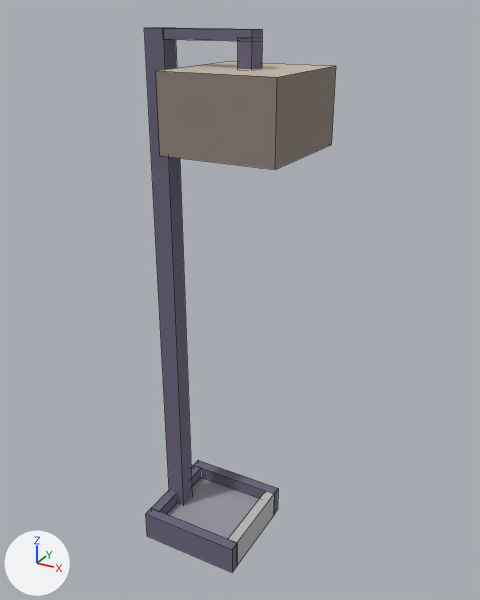
An edit to the OBJ model ProyectoFinal/ProyectoFinal/Models/Room/Lamp/lamp.obj, drawn before and after from the same camera.
Rendered twice from a 50 mm camera at (1.92, -3.1, 3.28) aimed at (0.17, 0.08, 1.69). The axes (+X, +Y, +Z) are drawn at lower left. The lights are the same throughout. Mesh edges are drawn as thin lines. Where no turn or scale is listed for an object, it has been applied to the vertices. Vertices at the same position are counted once.

Names of what the first picture shows: 'lamp'.
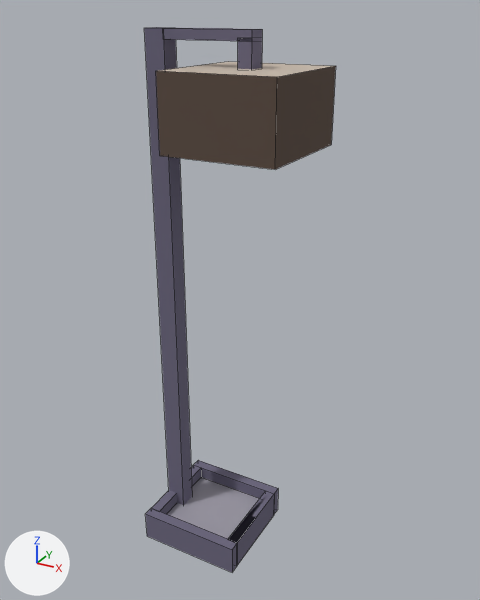
The newer file is also turned or shifted as a whole; pictures and numbers use the older file's frame.

What differs and where, as boxes [x1, y1, x2, y2] in the pictures (480 x 600 px):
'lamp', surface changed, reshaped (grey to brown)
    both: [144, 27, 336, 572]
part 1 of me_lamp, built on
    before: [194, 460, 278, 514]
    after: [194, 460, 278, 543]
part 2 of me_lamp, recoloured
    both: [229, 492, 274, 565]

Edits to the bpy script that builds the scene:
```text
Add img_dark_cream_png:
    img_dark_cream_png = load_image('dark_cream.png', 'dark_cream.png', 64, 64, 'sRGB')
Change mat_lambert6sg:
    mat_lambert6sg.texture: img_lamp_gray_png -> img_dark_cream_png
Change me_lamp:
    used by ob_lamp; location = (0.0, 0.0, 0.0)
    verts and faces of me_lamp; kept vertices keep their numbers, new ones are numbered from 72
    before: 48 (-0.33, 0.33, -0.01), 49 (-0.33, 0.27, -0.01), 50 (-0.33, 0.33, 0.18) at pixel (198, 460), 51 (-0.33, 0.27, 0.18) at pixel (193, 465), 52 (0.34, 0.33, 0.18) at pixel (278, 488)
    before: 53 (0.34, 0.27, 0.18) at pixel (274, 493), 54 (0.34, 0.33, -0.01) at pixel (277, 509), 55 (0.34, 0.27, -0.01) at pixel (273, 515)
    remove me_lamp.from_pydata(...)  # 72 vertices, 53 faces; spans x -0.33..0.59, y -0.35..0.35, z -0.01..3.18
    add me_lamp.from_pydata(...)  # 80 vertices, 59 faces; spans x -0.33..0.59, y -0.35..0.35, z -0.01..3.18
    me_lamp part 1
    add delete_faces([(50, 51, 53, 52), (52, 53, 55, 54), (48, 54, 55, 49), (49, 55, 53, 51)])
    add verts[72] = (0.27, -0.27, -0.01)
    add verts[73] = (0.34, -0.27, -0.01)  # pixel (236, 566)
    add verts[74] = (0.27, 0.27, -0.01)
    add verts[75] = (0.34, 0.27, -0.01)  # pixel (273, 515)
    add for new, old in zip([*range(76, 80)], [*range(72, 76)]): verts[new] = verts[old] + (0.0, 0.0, 0.19)
    add faces += [(72, 73, 77, 76), (53, 78, 76, 77), (53, 55, 74, 78), (55, 73, 72, 74), (53, 77, 73, 55), (72, 76, 78, 74)]  # mat_lambert7sg (picture img_dark_gray_png)
    add faces += [(50, 51, 79, 52), (52, 79, 75, 54), (48, 54, 75, 49), (49, 75, 79, 51)]  # mat_lambert7sg (picture img_dark_gray_png)
    me_lamp part 2: 6 faces spanning x 0.27..0.34, y -0.27..0.27, z -0.01..0.18 switch from mat_initialshadinggroup (grey #bcbcbc) to mat_lambert7sg (picture img_dark_gray_png)
```
